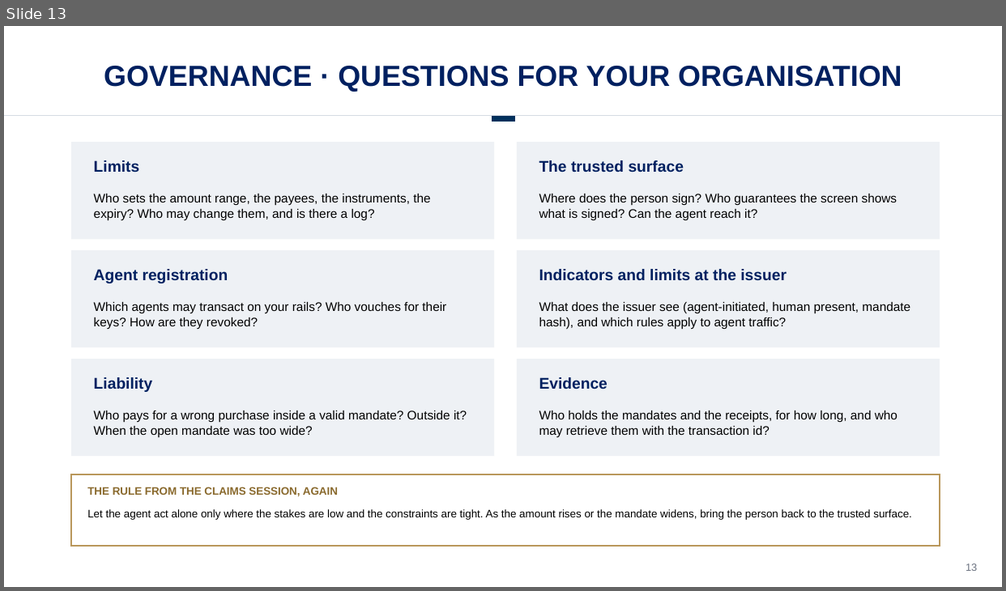
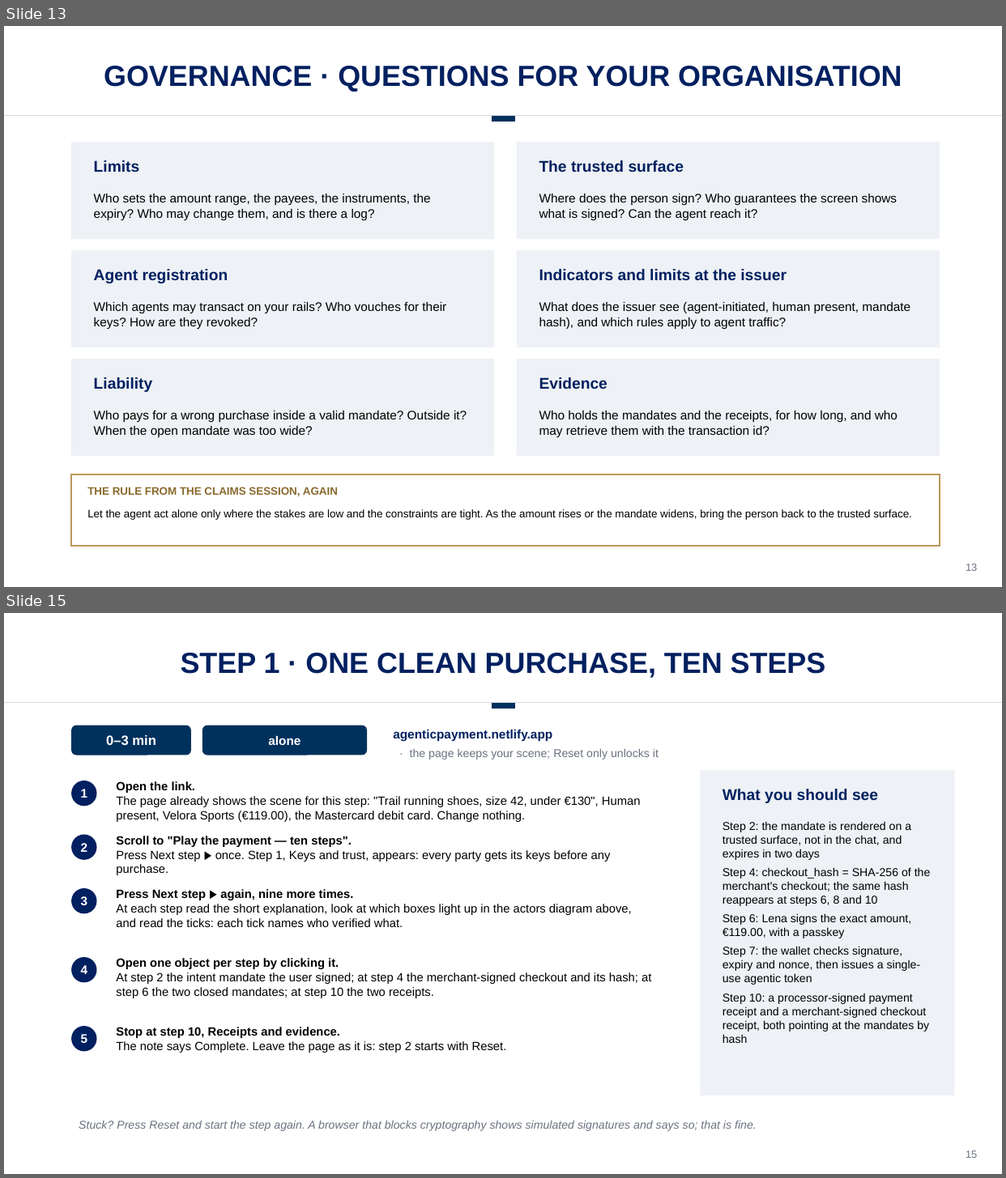
Before and after one commit to drestrepoa/Claudecode, a slide deck: slides/agentic-payments.pptx. Shown one above the other, each under a label of ours: slide 13 before the commit, slides 13 and 15 after it; the slides between them are not shown. The pictures are 1006x591 and 1006x1178 pixels, drawn with LibreOffice and Linux fonts; fonts in the diff are those of the drawing; background and template pictures are left out. Boxes give left, top, right and bottom in pixels: in the first picture for what was removed or moved away, otherwise in the second. Text is boxed around its words. In the diff, an @@ line names an element or a change of style, - is before the commit and + after.

```diff
--- a/slides/agentic-payments.pptx
+++ b/slides/agentic-payments.pptx
@@ slide 15 added at [4,613,1002,1174], background #FFFFFF @@
@@ text added at [181,653,826,678], 28 pt, text #002060, bold @@
+STEP 1 · ONE CLEAN PURCHASE, TEN STEPS
@@ line added from (4, 703) to (1002, 703), #D5DBE2 0.75 pt @@
@@ line added from (492, 706) to (515, 706), #00305C 6 pt @@
@@ rounded rectangle added at [71,726,191,756], fill #00305C, 13 pt, text #FFFFFF, bold @@
+0–3 min
@@ rounded rectangle added at [202,726,367,756], fill #00305C, 12 pt, text #FFFFFF, bold @@
+alone
@@ text added at [393,730,658,760], 11 pt, text #6B7280 @@
+agenticpayment.netlify.app
+· the page keeps your scene; Reset only unlocks it
@@ ellipse added at [71,781,97,806], fill #002060, 12 pt, text #FFFFFF, bold @@
+1
@@ text added at [116,781,641,822], 11.5 pt, text #000000 @@
+Open the link.
+The page already shows the scene for this step: "Trail running shoes, size 42, under €130", Human present, Velora Sports (€119.00), the Mastercard debit card. Change nothing.
@@ rectangle added at [701,770,955,1096], fill #EEF1F5 @@
@@ text added at [722,789,878,803], 15 pt, text #002060, bold @@
+What you should see
@@ text added at [722,821,931,1043], 11 pt, text #000000 @@
+Step 2: the mandate is rendered on a trusted surface, not in the chat, and expires in two days
+Step 4: checkout_hash = SHA-256 of the merchant's checkout; the same hash reappears at steps 6, 8 and 10
+Step 6: Lena signs the exact amount, €119.00, with a passkey
+Step 7: the wallet checks signature, expiry and nonce, then issues a single-use agentic token
+Step 10: a processor-signed payment receipt and a merchant-signed checkout receipt, both pointing at the mandates by hash
@@ ellipse added at [71,835,97,860], fill #002060, 12 pt, text #FFFFFF, bold @@
+2
@@ text added at [116,836,611,875], 11.5 pt, text #000000 @@
+Scroll to "Play the payment — ten steps".
+Press Next step ▶ once. Step 1, Keys and trust, appears: every party gets its keys before any purchase.
@@ ellipse added at [71,888,97,914], fill #002060, 12 pt, text #FFFFFF, bold @@
+3
@@ text added at [116,889,631,927], 11.5 pt, text #000000 @@
+Press Next step ▶ again, nine more times.
+At each step read the short explanation, look at which boxes light up in the actors diagram above, and read the ticks: each tick names who verified what.
@@ ellipse added at [71,957,97,983], fill #002060, 12 pt, text #FFFFFF, bold @@
+4
@@ text added at [116,958,651,999], 11.5 pt, text #000000 @@
+Open one object per step by clicking it.
+At step 2 the intent mandate the user signed; at step 4 the merchant-signed checkout and its hash; at step 6 the two closed mandates; at step 10 the two receipts.
@@ ellipse added at [71,1026,97,1052], fill #002060, 12 pt, text #FFFFFF, bold @@
+5
@@ text added at [116,1027,507,1053], 11.5 pt, text #000000 @@
+Stop at step 10, Receipts and evidence.
+The note says Complete. Leave the page as it is: step 2 starts with Reset.
@@ text added at [79,1121,756,1131], 11 pt, text #6B7280, italic @@
+Stuck? Press Reset and start the step again. A browser that blocks cryptography shows simulated signatures and says so; that is fine.
@@ text added at [965,1151,977,1158], 10 pt, text #6B7280 @@
+15
```
Also in this commit, not shown: 2 slides changed, 3 other slides added, 4 other files.
